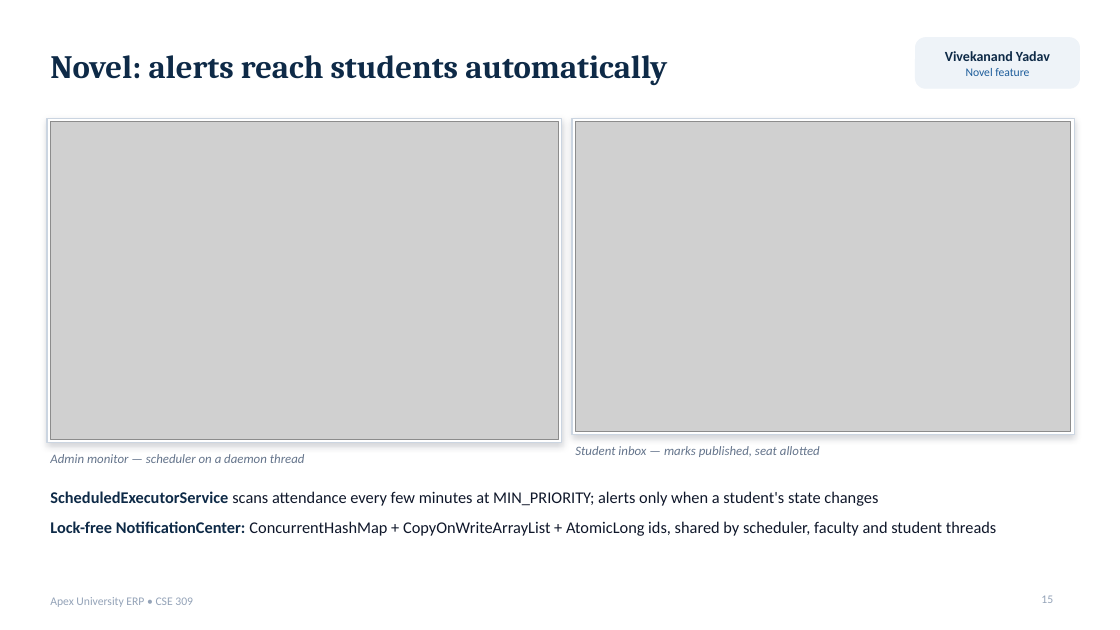
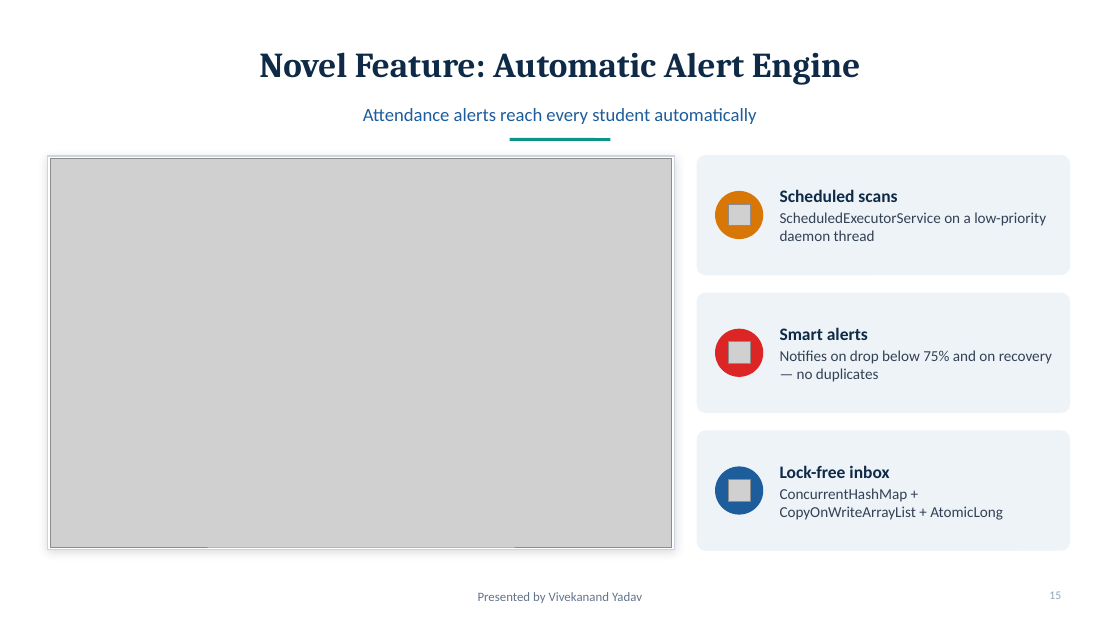
Before and after one commit to prit12075/student-management-system, a slide deck: slide 15 of docs/Apex_ERP_Presentation.pptx. Drawn at 1120x630 pixels with LibreOffice and Linux fonts; fonts in the diff are those of the drawing; grey boxes stand for pictures. Boxes give left, top, right and bottom in pixels: in the first picture for what was removed or moved away, otherwise in the second. Text is boxed around its words. In the diff, an @@ line names an element or a change of style, - is before the commit and + after.

```diff
--- a/docs/Apex_ERP_Presentation.pptx
+++ b/docs/Apex_ERP_Presentation.pptx
@@ title at (259,52,860,85): text changed; size 28 to 30 pt @@
-Novel: alerts reach students automatically
+Novel Feature: Automatic Alert Engine
@@ rounded rectangle removed at (916,38,1080,88) @@
@@ text removed at (945,51,1050,76) @@
-Vivekanand Yadav
-Novel feature
@@ text added at (363,108,756,124), 16 pt, text #1D5D9B @@
+Attendance alerts reach every student automatically
@@ rectangle removed at (572,118,1075,435) @@
@@ line added from (510, 139) to (611, 139), #0D9488 2.5 pt @@
@@ picture removed at (576,122,1071,432) @@
@@ rectangle: place and size @@
-rectangle at (47,118,562,443)
+rectangle at (48,156,675,549)
@@ rectangle at (48,156,675,549): shadow changed @@
@@ picture: place and size @@
-picture at (50,122,559,439)
+picture at (50,159,672,547)
@@ rounded rectangle added at (697,155,1070,275), fill #EEF3F8, outline #EEF3F8 1 pt @@
@@ ellipse added at (716,192,763,239), fill #D97706, outline #D97706 1 pt @@
@@ picture added at (728,204,750,226) @@
@@ text added at (780,189,1046,241), 13 pt, text #334155 @@
+Scheduled scans
+ScheduledExecutorService on a low-priority daemon thread
@@ rounded rectangle added at (697,293,1070,413), fill #EEF3F8, outline #EEF3F8 1 pt @@
@@ ellipse added at (716,329,763,376), fill #DC2626, outline #DC2626 1 pt @@
@@ text added at (780,327,1052,382), 13 pt, text #334155 @@
+Smart alerts
+Notifies on drop below 75% and on recovery — no duplicates
@@ picture added at (728,342,750,364) @@
@@ text removed at (575,446,820,457) @@
-Student inbox — marks published, seat allotted
@@ rounded rectangle added at (697,431,1070,550), fill #EEF3F8, outline #EEF3F8 1 pt @@
@@ text removed at (50,454,305,463) @@
-Admin monitor — scheduler on a daemon thread
@@ ellipse added at (716,467,763,514), fill #1D5D9B, outline #1D5D9B 1 pt @@
@@ text added at (780,465,1003,520), 13 pt, text #334155 @@
+Lock-free inbox
+ConcurrentHashMap + CopyOnWriteArrayList + AtomicLong
@@ text removed at (50,491,996,536) @@
-• ScheduledExecutorService scans attendance every few minutes at MIN_PRIORITY; alerts only when a student's state changes
-• Lock-free NotificationCenter: ConcurrentHashMap + CopyOnWriteArrayList + AtomicLong ids, shared by scheduler, faculty and student threads
@@ picture added at (728,480,750,502) @@
@@ text removed at (50,597,193,607) @@
-Apex University ERP • CSE 309
@@ text added at (478,592,642,603), 11 pt, text #64748B @@
+Presented by Vivekanand Yadav
@@ page number: place and size @@
-page number at (1041,595,1053,603)
+page number at (1049,591,1061,599)
@@ page number at (1049,591,1061,599): alignment left to right @@
```
Also in this commit, not shown: 14 other slides changed, 6 slides added, 6 slides removed, 4 other files.
